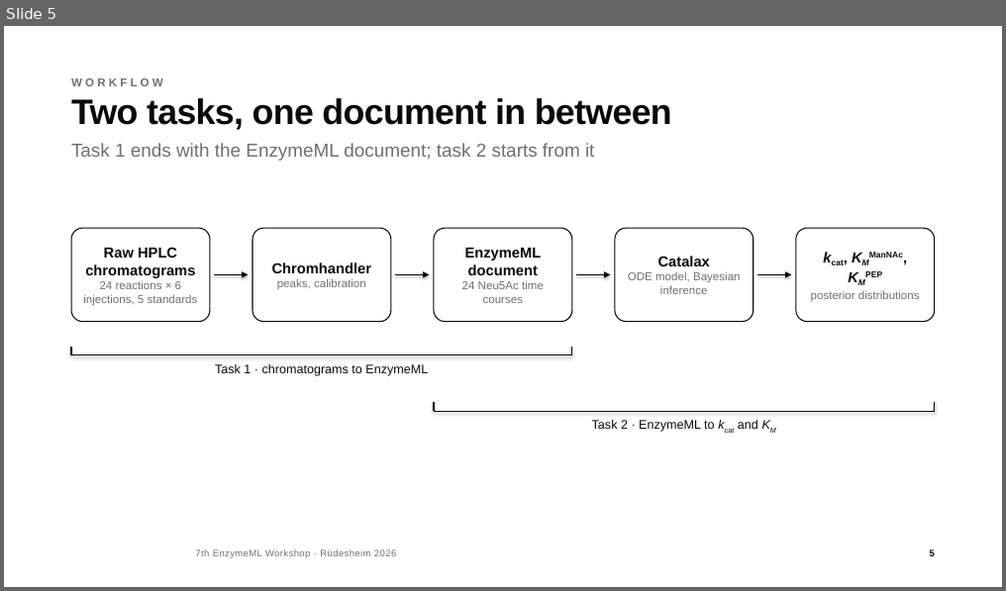
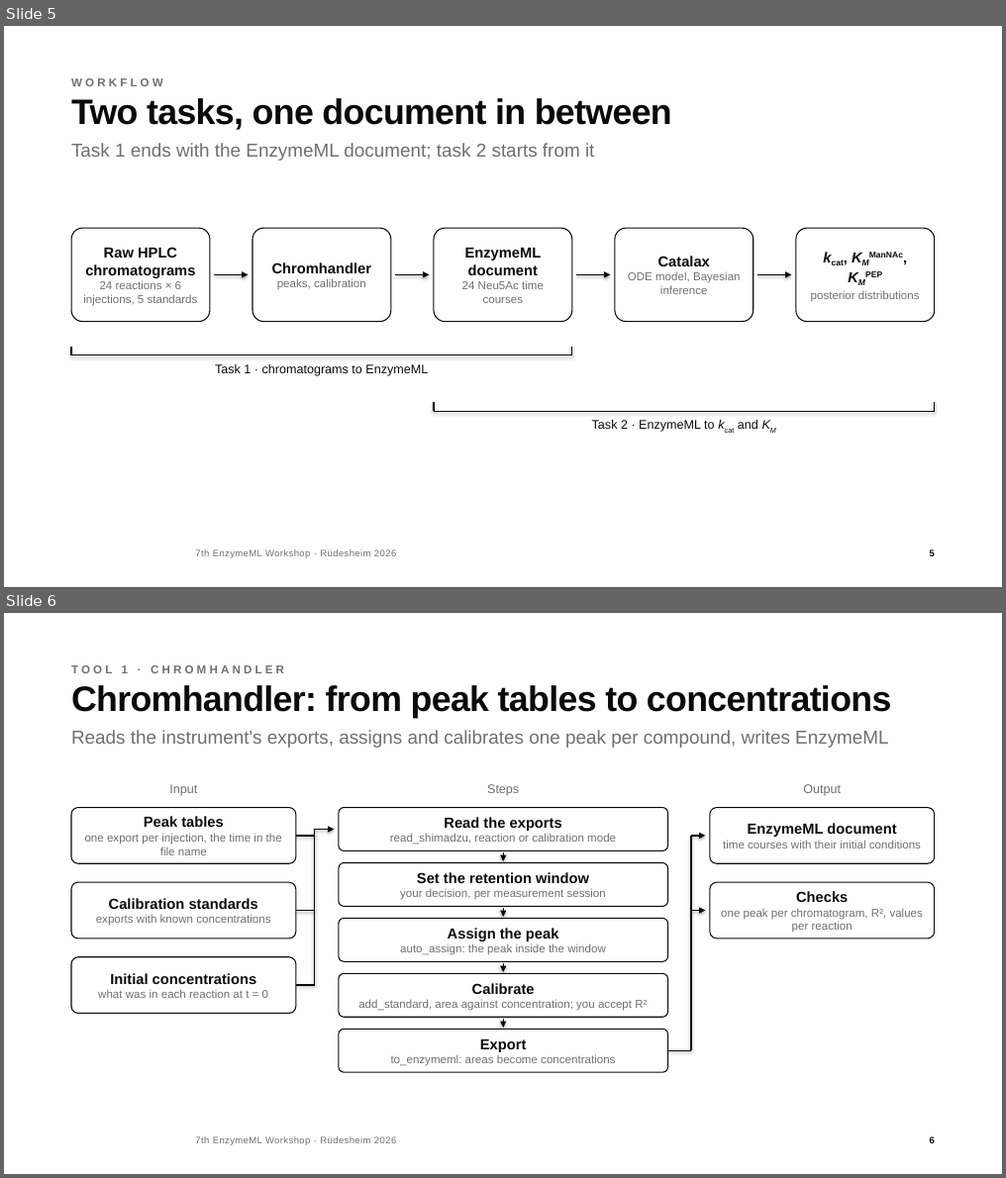
Before and after one commit to haeussma/enzymeml-workshop-modelling-2026, a slide deck: slides/workshop.pptx. Shown one above the other, each under a label of ours: slide 5 before the commit, slides 5 and 6 after it. The pictures are 1006x591 and 1006x1178 pixels, drawn with LibreOffice and Linux fonts; fonts in the diff are those of the drawing; background and template pictures are left out. Boxes give left, top, right and bottom in pixels: in the first picture for what was removed or moved away, otherwise in the second. Text is boxed around its words. In the diff, an @@ line names an element or a change of style, - is before the commit and + after.

```diff
--- a/slides/workshop.pptx
+++ b/slides/workshop.pptx
@@ slide 6 added at bbox=[4, 613, 1002, 1174], background #FFFFFF; not listed: 2 template elements that a slide beside it also shows @@
@@ text added at bbox=[71, 665, 284, 673], 11 pt, text #6F6F6F, bold @@
+TOOL 1 · CHROMHANDLER
@@ title added at bbox=[71, 685, 891, 718], 34 pt, text #0A0A0A, bold @@
+Chromhandler: from peak tables to concentrations
@@ text added at bbox=[71, 730, 889, 748], 18 pt, text #6F6F6F @@
+Reads the instrument's exports, assigns and calibrates one peak per compound, writes EnzymeML
@@ text added at bbox=[169, 784, 197, 796], 12 pt, text #6F6F6F @@
+Input
@@ text added at bbox=[487, 784, 519, 796], 12 pt, text #6F6F6F @@
+Steps
@@ text added at bbox=[803, 784, 841, 796], 12 pt, text #6F6F6F @@
+Output
@@ rounded rectangle added at bbox=[71, 808, 296, 863], outline #0A0A0A 1 pt, 11 pt, text #6F6F6F @@
+Peak tables
+one export per injection, the time in the file name
@@ rounded rectangle added at bbox=[339, 808, 668, 851], outline #0A0A0A 1 pt, 11 pt, text #6F6F6F @@
+Read the exports
+read_shimadzu, reaction or calibration mode
@@ rounded rectangle added at bbox=[710, 808, 935, 863], outline #0A0A0A 1 pt, 11 pt, text #6F6F6F @@
+EnzymeML document
+time courses with their initial conditions
@@ line added from (296, 836) to (315, 836), #0A0A0A 1.25 pt @@
@@ line added from (315, 830) to (315, 985), #0A0A0A 1.25 pt @@
@@ arrow added from (315, 830) to (334, 830), #0A0A0A 1.25 pt @@
@@ line added from (691, 836) to (691, 1051), #0A0A0A 1.25 pt @@
@@ arrow added from (691, 836) to (706, 836), #0A0A0A 1.25 pt @@
@@ rounded rectangle added at bbox=[339, 863, 668, 906], outline #0A0A0A 1 pt, 11 pt, text #6F6F6F @@
+Set the retention window
+your decision, per measurement session
@@ arrow added from (503, 853) to (503, 861), #0A0A0A 1.25 pt @@
@@ rounded rectangle added at bbox=[71, 882, 296, 939], outline #0A0A0A 1 pt, 11 pt, text #6F6F6F @@
+Calibration standards
+exports with known concentrations
@@ arrow added from (503, 908) to (503, 917), #0A0A0A 1.25 pt @@
@@ rounded rectangle added at bbox=[710, 882, 935, 939], outline #0A0A0A 1 pt, 11 pt, text #6F6F6F @@
+Checks
+one peak per chromatogram, R², values per reaction
@@ line added from (296, 911) to (315, 911), #0A0A0A 1.25 pt @@
@@ rounded rectangle added at bbox=[339, 919, 668, 961], outline #0A0A0A 1 pt, 11 pt, text #6F6F6F @@
+Assign the peak
+auto_assign: the peak inside the window
@@ arrow added from (691, 911) to (706, 911), #0A0A0A 1.25 pt @@
@@ rounded rectangle added at bbox=[71, 958, 296, 1014], outline #0A0A0A 1 pt, 11 pt, text #6F6F6F @@
+Initial concentrations
+what was in each reaction at t = 0
@@ arrow added from (503, 963) to (503, 972), #0A0A0A 1.25 pt @@
@@ line added from (296, 985) to (315, 985), #0A0A0A 1.25 pt @@
@@ rounded rectangle added at bbox=[339, 973, 668, 1017], outline #0A0A0A 1 pt, 11 pt, text #6F6F6F @@
+Calibrate
+add_standard, area against concentration; you accept R²
@@ arrow added from (503, 1019) to (503, 1028), #0A0A0A 1.25 pt @@
@@ rounded rectangle added at bbox=[339, 1029, 668, 1072], outline #0A0A0A 1 pt, 11 pt, text #6F6F6F @@
+Export
+to_enzymeml: areas become concentrations
@@ line added from (668, 1051) to (691, 1051), #0A0A0A 1.25 pt @@
```
Also in this commit, not shown: 1 other slide added, 2 other files.
